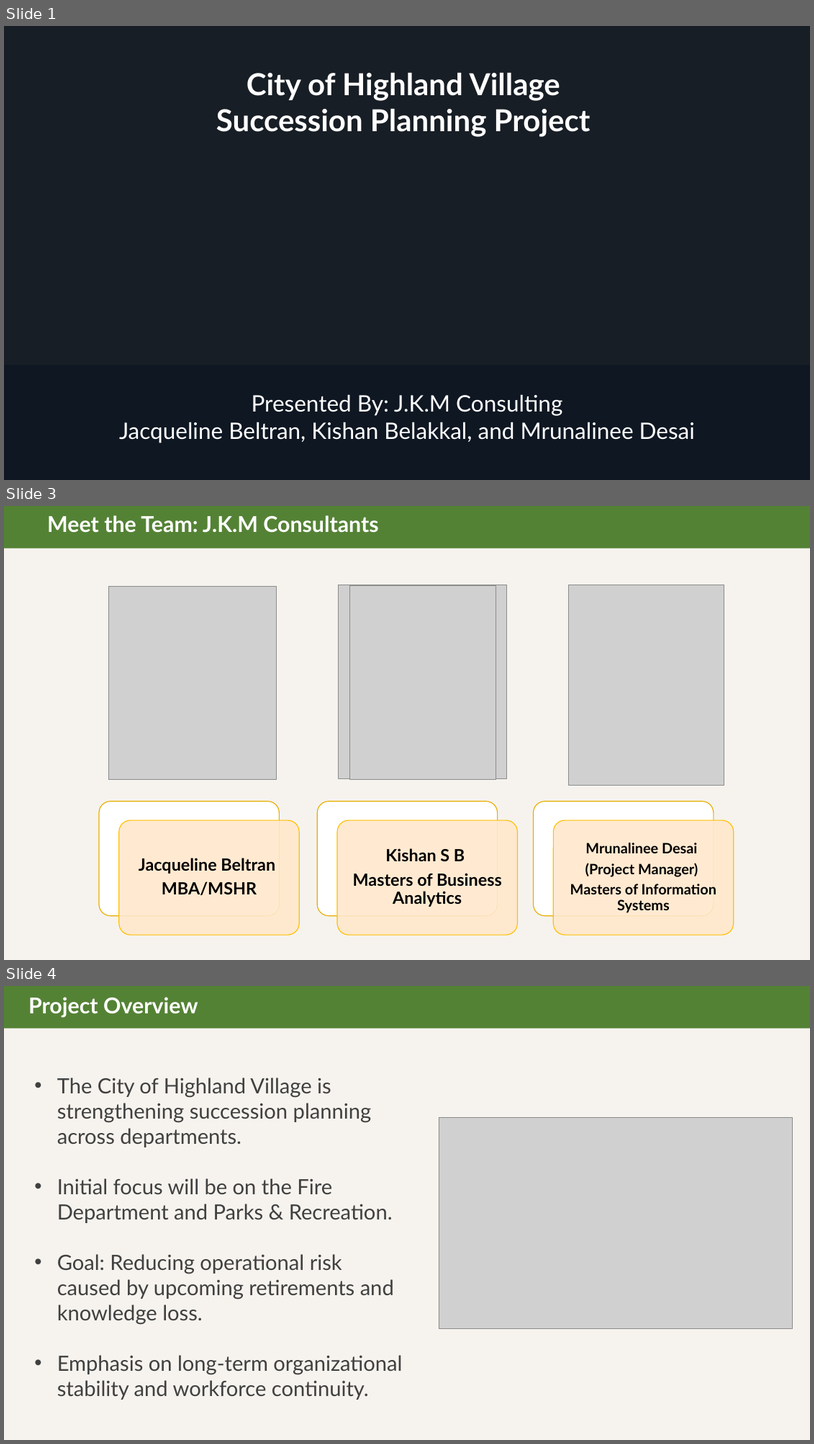
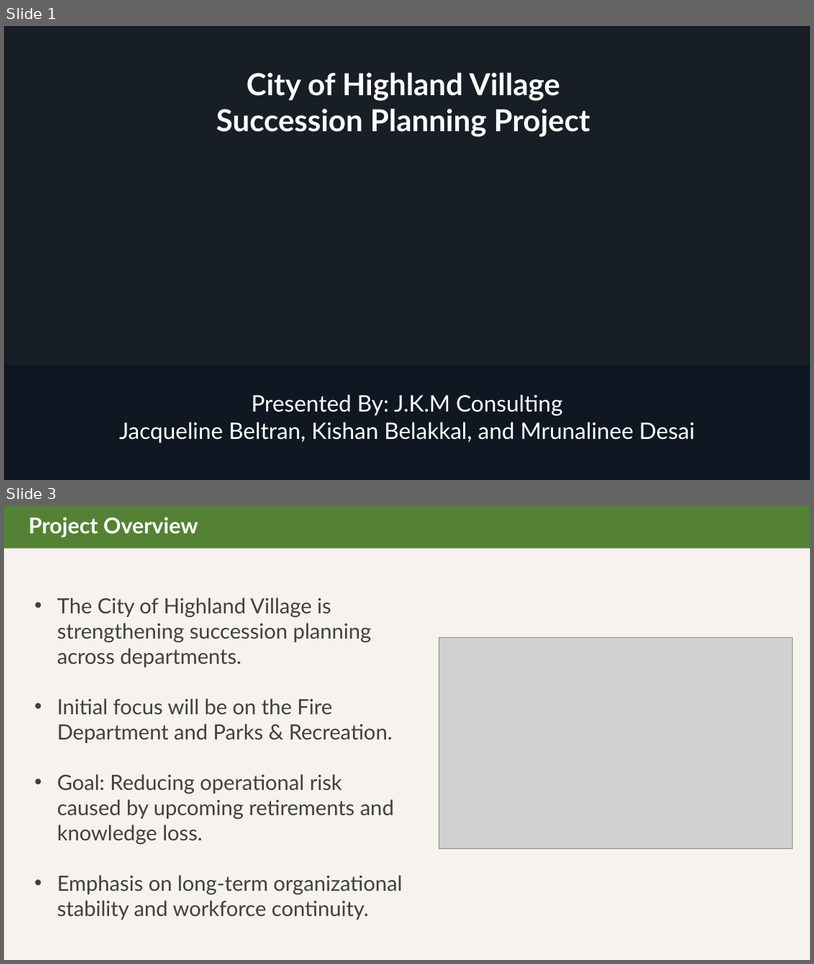
Before and after one commit to mrunalinee2611/Highland-Village-Succession-Planning-Consulting-Project, a slide deck: Highland Village Final Succession Plan (5).pptx. Shown one above the other, each under a label of ours: slides 1, 3 and 4 before the commit, slides 1 and 3 after it; the slides between them are not shown. The pictures are 814x1444 and 814x964 pixels, drawn with LibreOffice and Linux fonts; fonts in the diff are those of the drawing; grey boxes stand for pictures; background and template pictures are left out; a plain dark background stands for a picture behind light text. Boxes give left, top, right and bottom in pixels: in the first picture for what was removed or moved away, otherwise in the second. Text is boxed around its words. In the diff, an @@ line names an element or a change of style, - is before the commit and + after.

```diff
--- a/Highland Village Final Succession Plan (5).pptx
+++ b/Highland Village Final Succession Plan (5).pptx
@@ slide 3 removed at <box>4,506,810,960</box>, background #F6F3EE @@
@@ rectangle removed at <box>4,506,810,548</box> @@
@@ text removed at <box>47,515,378,533</box> @@
-Meet the Team: J.K.M Consultants
@@ picture removed at <box>108,587,277,780</box> @@
@@ picture removed at <box>339,584,507,778</box> @@
@@ picture removed at <box>350,586,496,780</box> @@
@@ picture removed at <box>569,584,725,785</box> @@
@@ group removed at <box>99,801,734,934</box>: 6 rounded rectangles, 3 texts @@
-Jacqueline Beltran
-MBA/MSHR
-Kishan S B
-Masters of Business Analytics
-Mrunalinee Desai
-(Project Manager)
-Masters of Information Systems
@@ what was slide 4 is now slide 3 @@
```
